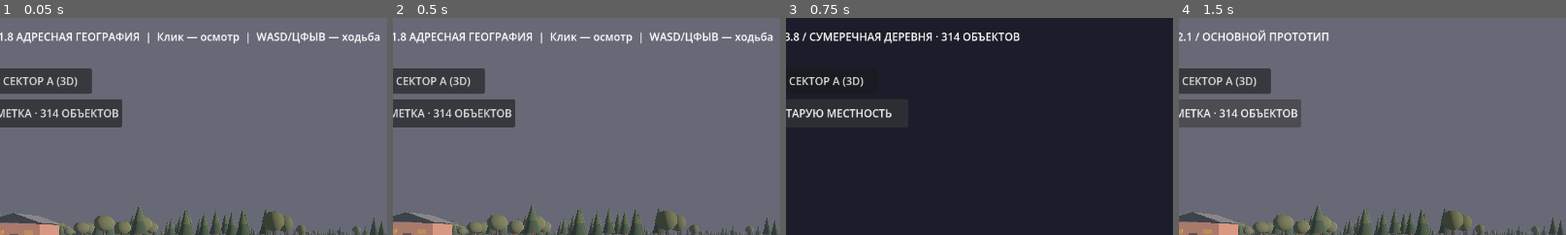
Above: before the commit, frames 1-4 (left to right).
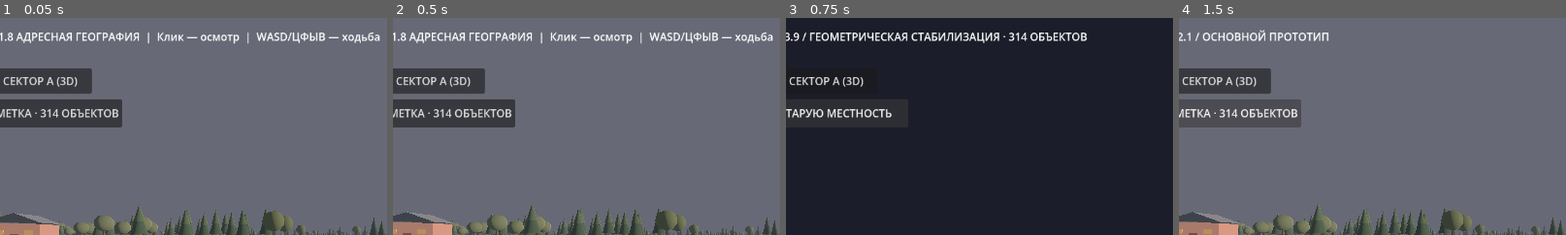
Above: after the commit, the same moments.

Repository: blacklambcult/chernozerye
Game: Godot game, scene res://main.tscn
Two runs of this game, one before a commit and one after it. Both use one fixed random seed, a clock stepped at 60 frames per second and the inputs below.
Inputs:
- Up to frame 1 (0.05 s): no input
- Up to frame 2 (0.5 s): no input
- Up to frame 3 (0.75 s): click "РУЧНАЯ РАЗМЕТКА · 314 ОБЪЕКТОВ" at 0.5 s
- Up to frame 4 (1.5 s): click "ВЕРНУТЬ СТАРУЮ МЕСТНОСТЬ" at 1.25 s
The pictures show only the part of the screen within x 11-61%, y 0-50%; the shares and areas given below are measured in that part.

Frames 1-2 are identical in both runs. In frame 3, 2.1% of the frame differs, in the area x 2-78%, y 6-12%; in frame 4, nothing differs.

Commit message:
fix(camera): increase manual near plane and cap far depth beyond village fog

Diff:
--- a/godot/world.gd
+++ b/godot/world.gd
@@ -631,7 +631,7 @@
         if control != null:
             control.visible = not manual_mode
     if is_instance_valid(_status_label):
-        _status_label.text = "ЧЕРНОЗЁРЬЕ 3.8 / СУМЕРЕЧНАЯ ДЕРЕВНЯ · 314 ОБЪЕКТОВ" if manual_mode else "ЧЕРНОЗЁРЬЕ 2.1 / ОСНОВНОЙ ПРОТОТИП"
+        _status_label.text = "ЧЕРНОЗЁРЬЕ 3.9 / ГЕОМЕТРИЧЕСКАЯ СТАБИЛИЗАЦИЯ · 314 ОБЪЕКТОВ" if manual_mode else "ЧЕРНОЗЁРЬЕ 2.1 / ОСНОВНОЙ ПРОТОТИП"
     var character := get_node_or_null("Player") as CharacterBody3D
     if character != null:
         character.velocity = Vector3.ZERO
@@ -640,8 +640,8 @@
         # depth-buffer jitter in Godot Compatibility Web when looking up close.
         var player_camera := character.get_node_or_null("Camera3D") as Camera3D
         if player_camera != null:
-            player_camera.near = 0.36 if manual_mode else 0.25
-            player_camera.far = 680.0 if manual_mode else 2300.0
+            player_camera.near = 0.60 if manual_mode else 0.25
+            player_camera.far = 390.0 if manual_mode else 2300.0
     overview_layer.visible = false
     Input.mouse_mode = Input.MOUSE_MODE_VISIBLE
 
